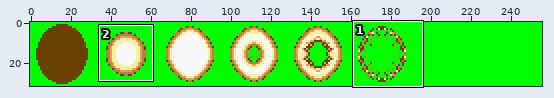
One commit to this sprite sheet: assets/Resources/images/misc/explosion2.png. Above, an overview of the earlier version with the close-up marked.
Close-up. Before the commit:
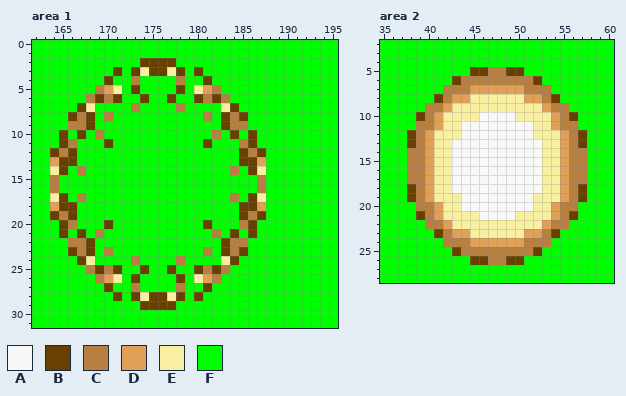
The file is 256x32 pixels. Shown: area 1: x 162..195, y 0..31; area 2: x 35..60, y 2..28. The commit also changed other parts of the picture, which this record leaves out.
Palette (. is transparent): A #f8f8f8  B #684000  C #b88040  D #e0a058  E #f8f0a0  F #00ff00
The same view after the edit:
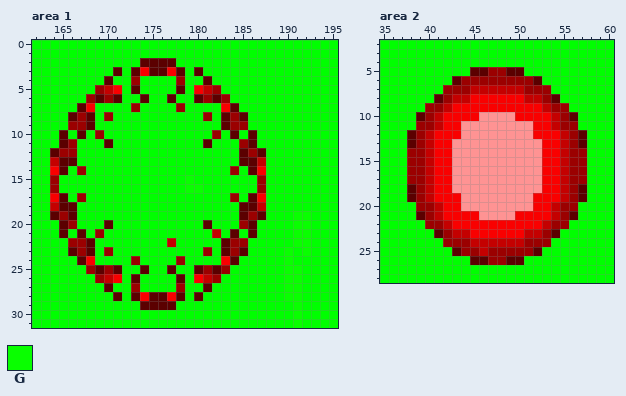
Colours new in this view: G #09ff00
Difference:
{"colour":"A","old":"#f8f8f8","new":"#ff9393"}
{"colour":"B","old":"#684000","new":"#5b0000"}
{"colour":"C","old":"#b88040","new":"#9b0000"}
{"colour":"D","old":"#e0a058","new":"#c40000"}
{"colour":"E","old":"#f8f0a0","new":"#f90000"}
{"where": "area 1"}
{"y":12,"x":166,"old":"B","new":"C"}
{"y":15,"x":179,"old":"F","new":"G"}
{"y":16,"x":179,"old":"FF","new":"GG"}
{"y":19,"x":191,"old":"FF","new":"GG"}
{"y":20,"x":191,"old":"FF","new":"GG"}
{"y":21,"x":182,"old":"C","new":"D"}
{"y":21,"x":191,"old":"FF","new":"GG"}
{"y":22,"x":177,"old":"F","new":"D"}
{"y":22,"x":191,"old":"FF","new":"GG"}
{"y":23,"x":190,"old":"F","new":"G"}
{"y":23,"x":192,"old":"F","new":"G"}
{"y":24,"x":190,"old":"F","new":"G"}
{"y":25,"x":190,"old":"FF","new":"GG"}
{"y":26,"x":190,"old":"FF","new":"GG"}
{"y":27,"x":190,"old":"FF","new":"GG"}
{"y":28,"x":190,"old":"FF","new":"GG"}
{"y":29,"x":191,"old":"F","new":"G"}
{"y":30,"x":191,"old":"F","new":"G"}
{"y":31,"x":191,"old":"F","new":"G"}
{"where": "area 2"}
{"y":25,"x":46,"old":"C","new":"D"}
